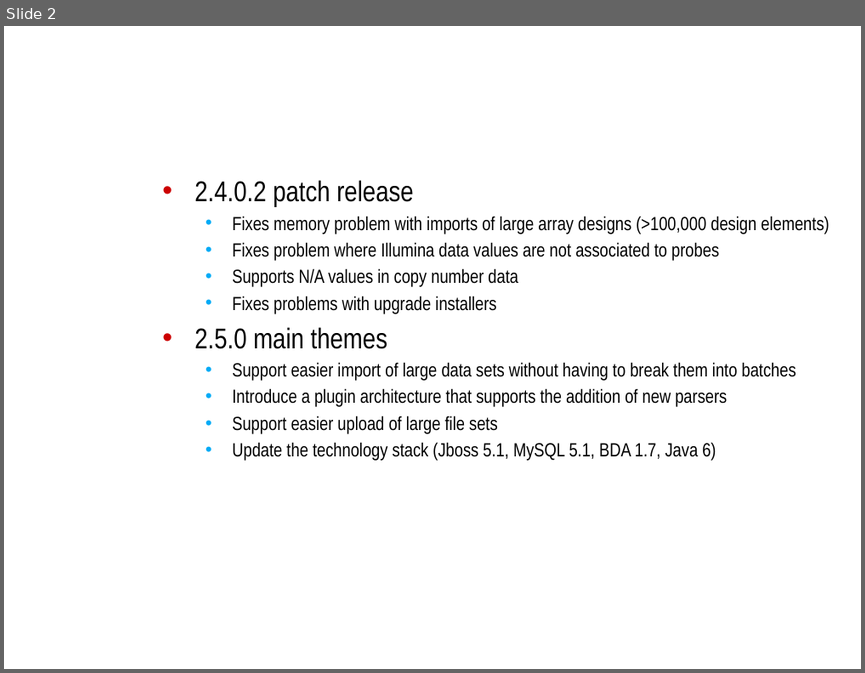
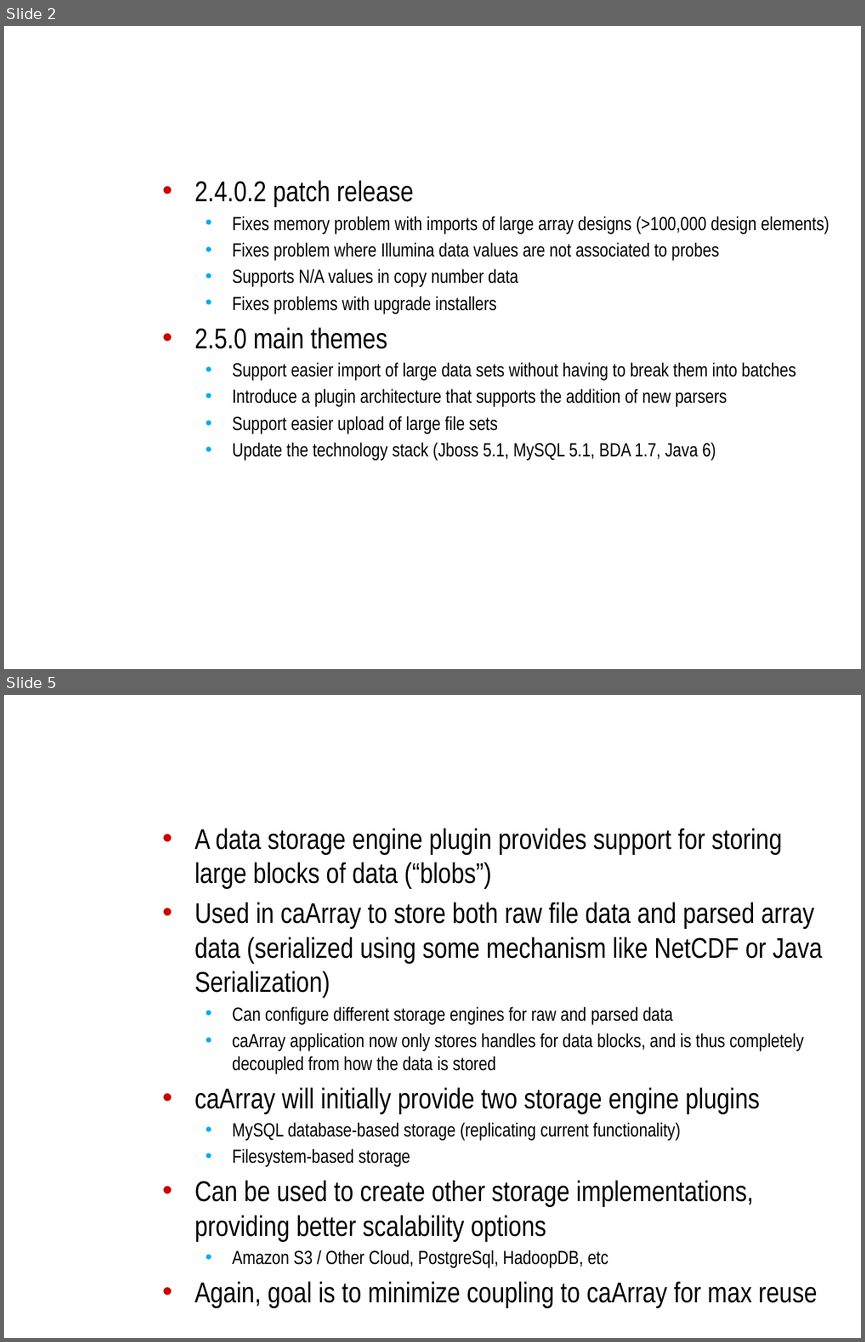
Before and after one commit to NCIP/caarray-docs, a slide deck: project_management/open_meetings/ICR_WS_Meeting_2011_02_09.pptx. Shown one above the other, each under a label of ours: slide 2 before the commit, slides 2 and 5 after it; the slides between them are not shown. The pictures are 865x673 and 865x1342 pixels, drawn with LibreOffice and Linux fonts; fonts in the diff are those of the drawing; background and template pictures are left out. Boxes give left, top, right and bottom in pixels: in the first picture for what was removed or moved away, otherwise in the second. Text is boxed around its words. In the diff, an @@ line names an element or a change of style, - is before the commit and + after.

Commit message:
added plugin and storage slides

```diff
--- a/project_management/open_meetings/ICR_WS_Meeting_2011_02_09.pptx
+++ b/project_management/open_meetings/ICR_WS_Meeting_2011_02_09.pptx
@@ slide 5 added at box(4, 695, 861, 1338), background picture (left out) @@
@@ text added at box(194, 828, 822, 1307), 24 pt, text #000000 @@
+• A data storage engine plugin provides support for storing large blocks of data (“blobs”)
+• Used in caArray to store both raw file data and parsed array data (serialized using some mechanism like NetCDF or Java Serialization)
+  • Can configure different storage engines for raw and parsed data
+  • caArray application now only stores handles for data blocks, and is thus completely decoupled from how the data is stored
+• caArray will initially provide two storage engine plugins
+  • MySQL database-based storage (replicating current functionality)
+  • Filesystem-based storage
+• Can be used to create other storage implementations, providing better scalability options
+  • Amazon S3 / Other Cloud, PostgreSql, HadoopDB, etc
+• Again, goal is to minimize coupling to caArray for max reuse
@@ title added at box(216, 828, 760, 1113), 32 pt, text #FFFFFF, bold @@
+Data Storage Engine Plugins
```
Also in this commit, not shown: 3 other slides added.
